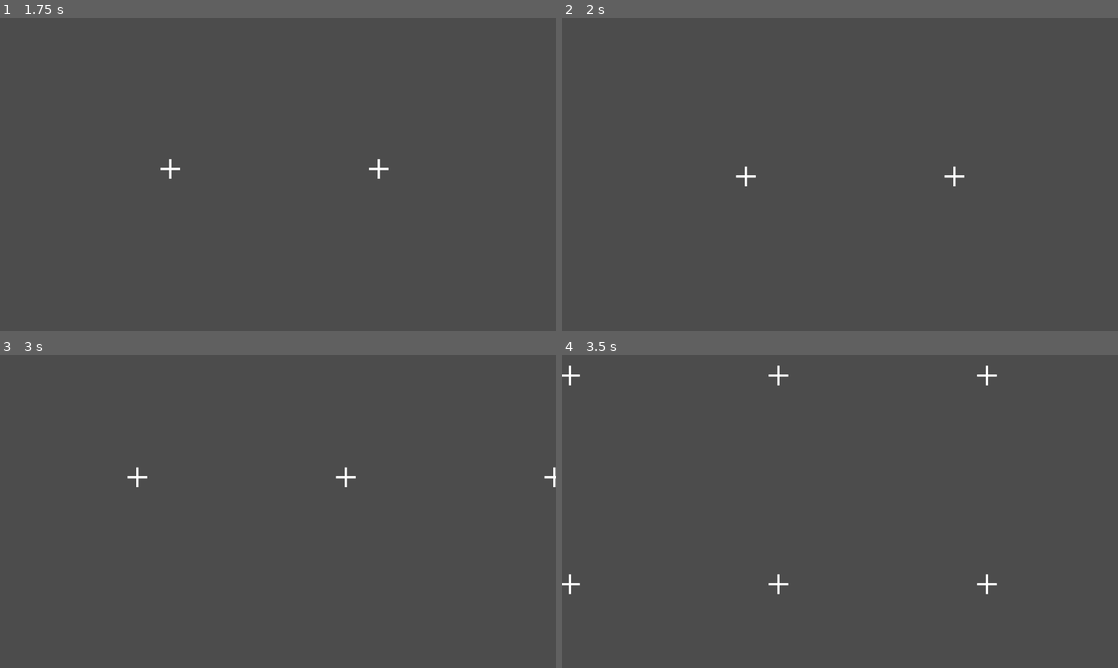
Above: before the commit, frames 1-4 (two rows, left to right).
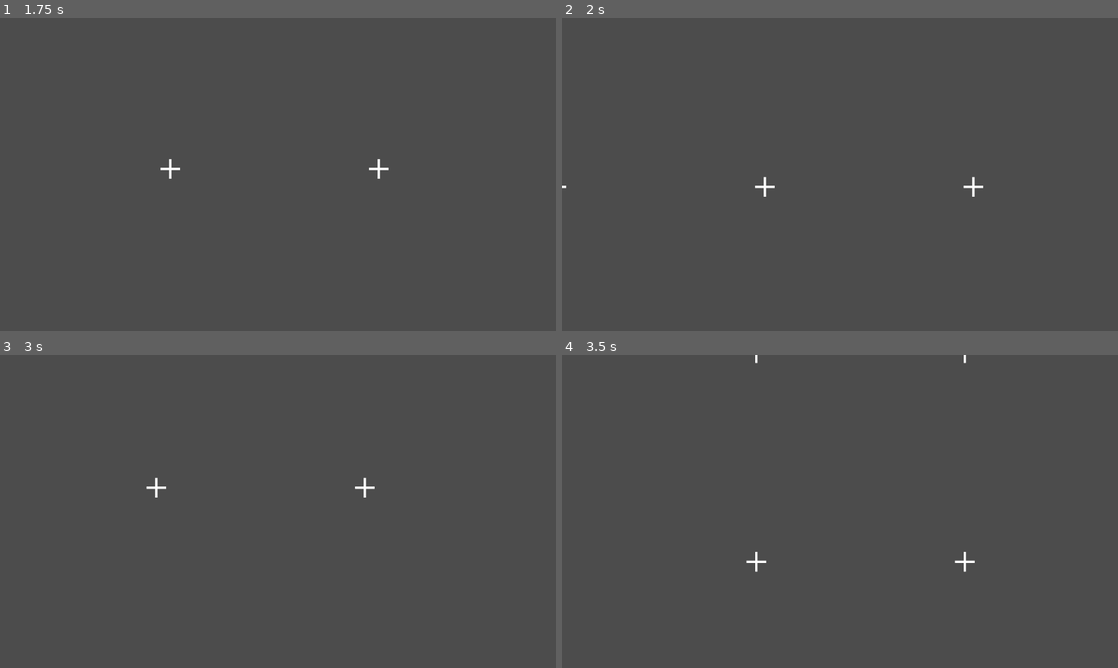
Above: after the commit, the same moments.

Repository: williambcosta/godot-touch-camera-2d
Game: Godot game, scene res://CameraTest.tscn
Same seed, same stepped clock (60 frames per second), same inputs: the game is played once before the commit and once after it.
Inputs (mouse positions are in pixels of both pictures, inside the frame that each line leads up to):
- Up to frame 1 (1.75 s): tap Enter at 0.5 s; move the mouse to (400, 158) at 0.52 s; click (400, 158) at 0.67 s; tap Space at 1.25 s; drag from (166, 190) to (250, 237) at 1.27 s
- Up to frame 2 (2 s): no input
- Up to frame 3 (3 s): move the mouse to (333, 442) at 2.02 s; click (333, 442) at 2.17 s; tap Enter at 2.75 s; drag from (250, 574) to (111, 464) at 2.77 s
- Up to frame 4 (3.5 s): no input

Frame 1 is identical in both runs. In frame 2, 0.2% of the frame differs, in the area x 0-76%, y 47-58%; in frame 3, 0.3%; in frame 4, 0.5%, in the area x 0-79%, y 0-77%.

Commit message:
Correct the fling action check

Diff:
--- a/TouchCamera2D.gd
+++ b/TouchCamera2D.gd
@@ -21,7 +21,7 @@
 
 # The fling deceleration rate in pixels per second. The higher this number
 # faster the camera will stop. It have a 10000 limit but can be higher
-export(float, 1.0, 10000.0) var deceleration: float = 1500.0
+export(float, 1.0, 10000.0) var deceleration: float = 2500.0
 
 # The minimum camera zoom
 export var min_zoom: float = 0.5
@@ -78,8 +78,14 @@
 # Initial velocity of the fling action in the y axis
 var velocity_y: float = 0.0
 
-# The position that the action started
+# The start position of the fling action
 var start_position := Vector2.ZERO
+
+# The end position of the fling action
+var end_position := Vector2.ZERO
+
+# The time taken to make the fling action
+var fling_time: float = 0.0001
 
 # Multi touch events can trigger an undesered fling action. This flag disables
 # the fling action temporarily
@@ -170,6 +176,7 @@
 			if events.size() == 1:
 				# Stores the event start position to calculate the velocity later
 				start_position = event.position
+				end_position = start_position
 
 			# In case the camera was flying, stops it
 			finish_flying()
@@ -183,7 +190,7 @@
 				# If the fling action is activated and it's not to ignore the fling action
 				if fling_action and not ignore_fling:
 					# Verify if the camera was flinged. If so, set as flying
-					if was_flinged(start_position, event.position, duration):
+					if was_flinged(start_position, end_position, fling_time):
 						is_flying = true
 
 			# Erases this event from the dictionary
@@ -208,12 +215,14 @@
 	if ((event is InputEventScreenDrag)
 			or (handle_mouse_events and event is InputEventMouseMotion)):
 
-		# If the camera is moving. Updates the start position every 0.2 seconds
+		# If the camera is moving. Updates the start position every 0.02 seconds
 		# This is needed to avoid fling the camera after the user perform a swipe
 		# action, e.g. when the user moves the camera very fast and stops while
 		# keep the finger on the screen
-		if duration > 0.2 and is_moving and not ignore_fling:
+		if duration > 0.02 and is_moving and not ignore_fling:
+			fling_time = duration
 			duration = 0.0001
+			end_position = start_position
 			start_position = event.position
 
 		# If it's a ScreenDrag
@@ -312,7 +321,7 @@
 # and calculate the x/y velocity and deceleration rate
 func was_flinged(start_p: Vector2, end_p: Vector2, dt: float) -> bool:
 	# Calculates the initial velocity of the action
-	var vi: float = start_p.distance_to(end_p) / dt
+	var vi: float = end_p.distance_to(start_p) / dt
 
 	# Calculates how much time the animation will last
 	duration = vi / deceleration
@@ -323,8 +332,8 @@
 	# slow to be considered
 	if vi >= min_fling_velocity:
 		# Calculates the velocity for each axis
-		velocity_x = (start_p.x - end_p.x) / dt
-		velocity_y = (start_p.y - end_p.y) / dt
+		velocity_x = (end_p.x - start_p.x) / dt
+		velocity_y = (end_p.y - start_p.y) / dt
 
 		# To avoid an axis from stop before the other, each one will have a its
 		# own deceleration rate. Calculates the deceleration needed to the x and
